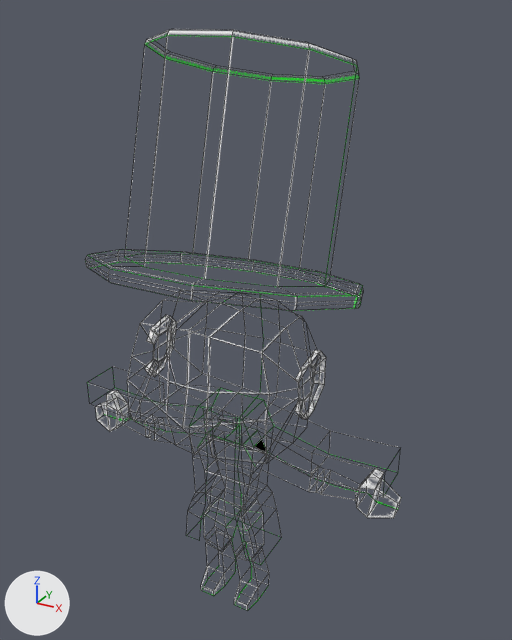
What one commit did to the FBX model Abe.FBX.
One viewpoint serves both versions: a camera (50 mm lens) standing at (0.818, -1.345, 1.55) and looking at (0.031, 0.086, 0.835). Arrows for +X, +Y and +Z are at lower left; the lights stay in place. Mesh edges are drawn as thin lines. Where no turn or scale is listed for an object, it has been applied to the vertices.

Names of what the first picture shows: 'Hat', 'Head', 'LeftArm', 'Overcoat', 'RightArm'.
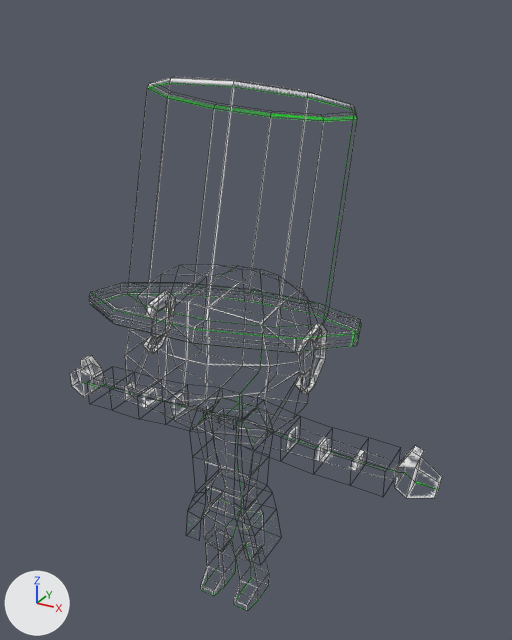
Location of each change, (x1, y1, x2, y2) in pixels of the pictures (512 x 640 px):
'Hat', moved
    before: (85, 29, 363, 311)
    after: (89, 77, 361, 352)
'Head', mesh moved
    before: (127, 290, 326, 464)
    after: (125, 265, 327, 438)
'RightArm', reshaped (27% wider)
    before: (244, 430, 401, 518)
    after: (243, 407, 442, 498)
'LeftArm', reshaped (18% wider, 21% taller)
    before: (96, 391, 222, 448)
    after: (70, 356, 219, 425)
'Overcoat', reshaped
    before: (87, 367, 396, 564)
    after: (188, 414, 277, 561)
part 4 of me_mesh_007, built on
    before: (87, 367, 396, 496)
part 5 of me_mesh_007, surface changed
    before: (193, 410, 278, 564)
    after: (188, 414, 277, 561)

The change, as a diff of the scene's bpy script:
```diff
--- a/Abe.FBX.py
+++ b/Abe.FBX.py
@@ me_mesh_007 @@
 # used by ob_overcoat; location = (0.0, 0.0, 0.192)
-me_mesh_007.from_pydata(...)  # 77 vertices, 58 faces; spans x -0.434..0.434, y -0.054..0.077, z -0.001..0.433
+me_mesh_007.from_pydata(...)  # 93 vertices, 74 faces; spans x -0.434..0.434, y -0.054..0.077, z -0.001..0.433
+# me_mesh_007 part 4
+# 4 vertices are removed from x -0.253..0.253, y -0.043..0.067, z 0.397
+# 14 faces are deleted
+# 4 vertices in x -0.095..0.095, y -0.043..0.067, z 0.362 move by (0.0, 0.0, -0.013)
+# 4 vertices move from x -0.253..0.253, y -0.043..0.067, z 0.327 to x -0.353..0.353, y -0.043..0.067, z 0.337
+# 12 vertices are added at x -0.353..0.353, y -0.043..0.067, z 0.337..0.414
+# 8 new vertices lie (0.0, 0.11, 0.0) away from vertices in x -0.26..0.26, y -0.043, z 0.337..0.414
+# 30 new faces join them
+# me_mesh_007 part 5: 44 kept faces spanning x -0.434..0.434, y -0.054..0.077, z -0.001..0.433 get new texture (UV) coordinates
 me_mesh_007.materials.append(mat_abecoat)
@@ me_mesh_006 @@
 # used by ob_rightarm; location = (0.056, 0.035, 0.008)
-me_mesh_006.from_pydata(...)  # 36 vertices, 34 faces; spans x -0.002..0.401, y -0.057..0.02, z 0.427..0.541
+me_mesh_006.from_pydata(...)  # 36 vertices, 34 faces; spans x -0.002..0.49, y -0.057..0.02, z 0.518..0.631
+# me_mesh_006 part 3: 36 of 36 vertices moved; they spanned x -0.002..0.401, y -0.057..0.02, z 0.427..0.541 and now span x -0.002..0.49, y -0.057..0.02, z 0.518..0.631; mean shift (0.052, 0.0, 0.089); largest move (0.211, -0.044, 0.443) -> (0.296, -0.039, 0.538)
 me_mesh_006.materials.append(mat_abe)
@@ me_mesh_003 @@
 # used by ob_leftarm; location = (0.056, 0.035, 0.008)
-me_mesh_003.from_pydata(...)  # 36 vertices, 34 faces; spans x -0.513..-0.109, y -0.057..0.02, z 0.427..0.541
+me_mesh_003.from_pydata(...)  # 36 vertices, 34 faces; spans x -0.597..-0.109, y -0.057..0.02, z 0.517..0.631
+# me_mesh_003 part 1: 36 of 36 vertices moved; they spanned x -0.513..-0.109, y -0.057..0.02, z 0.427..0.541 and now span x -0.597..-0.109, y -0.057..0.02, z 0.517..0.631; mean shift (-0.047, 0.0, 0.089); largest move (-0.41, -0.007, 0.48) -> (-0.494, -0.007, 0.57)
 me_mesh_003.materials.append(mat_abe)
@@ me_mesh_002 @@
 me_mesh_002.from_pydata(...)  # 154 vertices, 152 faces; spans x -0.23..0.23, y -0.206..0.185, z -0.021..0.358
 # used by ob_head; location = (0.0, 0.0, 0.557)
+# me_mesh_002 part 2: the whole mesh is moved by (0.0, 0.0, 0.069)
 me_mesh_002.materials.append(mat_abe)
@@ ob_hat @@
 ob_hat = bpy.data.objects.new('Hat', me_mesh_001)
-ob_hat.location = (0.0, 0.039, 1.145)
+ob_hat.location = (0.0, 0.039, 1.053)
```
